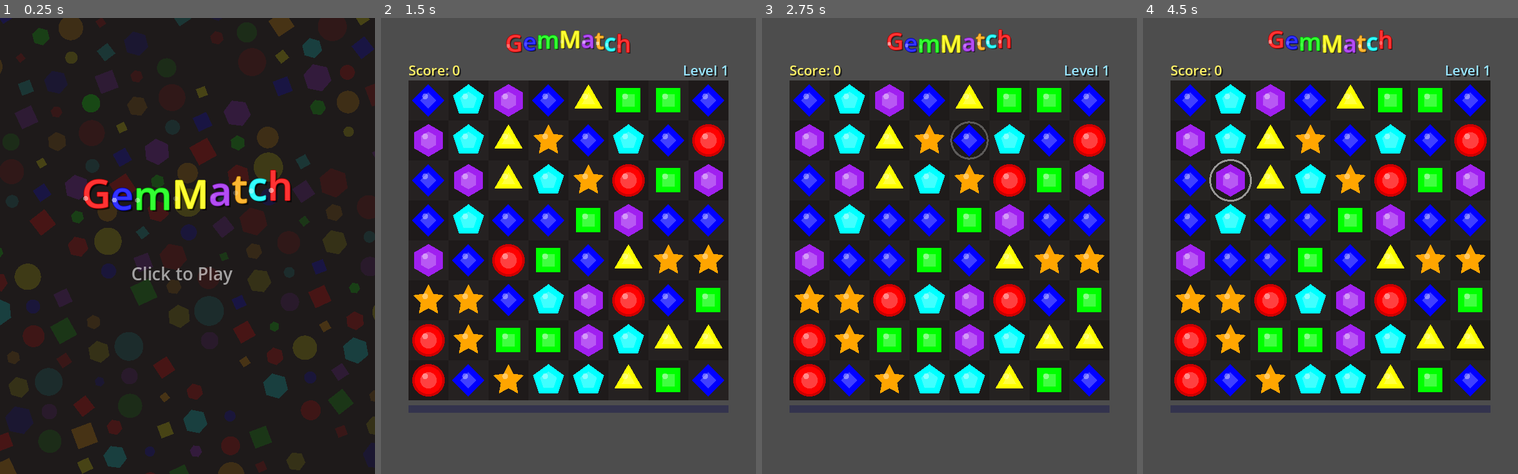
Above: before the commit, frames 1-4 (left to right).
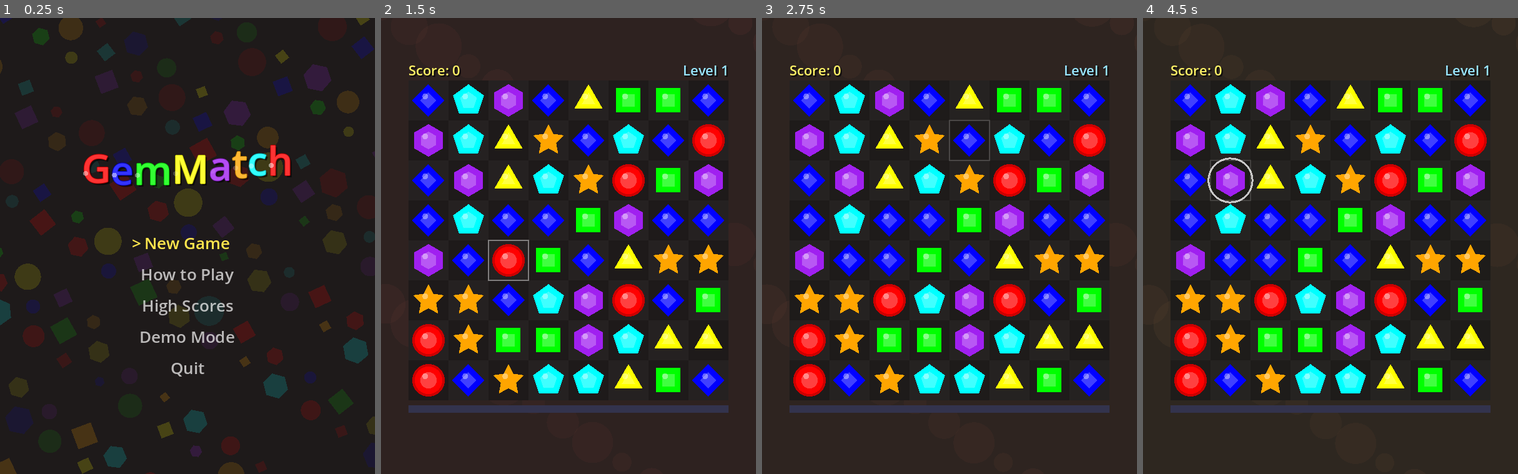
Above: after the commit, the same moments.

Repository: dylanmtaylor/gemmatch
Game: Godot game, scene res://scenes/title.tscn
Two runs of this game, one before a commit and one after it. Both use one fixed random seed, a clock stepped at 60 frames per second and the inputs below.
Inputs (mouse positions are in pixels of both pictures, inside the frame that each line leads up to):
- Up to frame 1 (0.25 s): no input
- Up to frame 2 (1.5 s): tap Enter at 0.5, 0.6 s; move the mouse to (651, 223) at 0.52 s; hold Right 0.53-1.25 s; click (651, 223) at 0.67 s; tap Space at 0.77, 1.07 s; tap Backspace at 0.8 s; drag from (493, 268) to (549, 337) at 1.27 s
- Up to frame 3 (2.75 s): move the mouse to (987, 145) at 2.02 s; hold Right from 2.03 s (still down); tap Space at 2.1 s; click (987, 145) at 2.17 s; tap Enter at 2.3 s
- Up to frame 4 (4.5 s): release Right at 2.75 s; drag from (1311, 337) to (1218, 177) at 2.77 s; move the mouse to (1443, 314) at 3.52 s; hold Left 3.53-4.25 s; tap Backspace at 3.6 s; click (1443, 314) at 3.67 s; tap Space at 3.77, 3.8, 4.07 s; tap Escape at 4.15 s; drag from (1218, 177) to (1274, 132) at 4.27 s

The runs differ from the first frame. In frame 1, 8.0% of the frame differs, in the area x 0-100%, y 0-100%; in frame 2, 38%; in frame 3, 39%; in frame 4, 39%.

Commit message:
Version 5, with multiple quality of life improvements

Diff:
--- a/project.godot
+++ b/project.godot
@@ -10,6 +10,10 @@
 run/main_scene="res://scenes/title.tscn"
 config/features=PackedStringArray("4.2", "GL Compatibility")
 
+[autoload]
+
+HighScores="*res://scripts/high_scores.gd"
+
 [display]
 
 window/size/viewport_width=600
--- a/scripts/board.gd
+++ b/scripts/board.gd
@@ -44,6 +44,9 @@
 var dragging := false
 var drag_from := Vector2i(-1, -1)
 
+# Keyboard cursor
+var cursor := Vector2i(3, 3)
+
 # Hint
 var hint_timer := 0.0
 var hint_cells: Array[Vector2i] = []
@@ -59,6 +62,10 @@
 var combo_text := ""
 var combo_life := 0.0
 var bg_hue_shift := 0.0
+var demo_mode := false
+var demo_timer := 0.0
+var demo_target := Vector2i(-1, -1)
+const DEMO_MOVE_DELAY := 0.25
 
 @onready var score_label: Label = $"../ScoreLabel"
 @onready var level_label: Label = $"../LevelLabel"
@@ -67,6 +74,8 @@
 
 # --- Init ---
 func _ready() -> void:
+	demo_mode = HighScores.start_demo
+	HighScores.start_demo = false
 	_init_grid()
 	_update_ui()
 
@@ -134,11 +143,67 @@
 	if combo_life > 0:
 		combo_life -= delta
 
+	# Demo auto-play
+	if demo_mode and not animating and not no_moves:
+		demo_timer += delta
+		if demo_timer >= DEMO_MOVE_DELAY:
+			demo_timer = 0.0
+			if selected == Vector2i(-1, -1):
+				_demo_select()
+			else:
+				_demo_swap()
+
 	queue_redraw()
 
 # --- Drawing ---
 func _cell_pos(col: int, row: int) -> Vector2:
 	return GRID_OFFSET + Vector2(col, row) * CELL_SIZE + Vector2.ONE * CELL_SIZE * 0.5
+
+func _draw_background() -> void:
+	var hue: float = fmod(float(level - 1) * 0.13 + bg_hue_shift, 1.0)
+	var base := Color.from_hsv(hue, 0.3, 0.18)
+	draw_rect(Rect2(Vector2.ZERO, Vector2(600, 730)), base)
+	var pattern: int = (level - 1) % 5
+	var t: float = bg_hue_shift * 50.0  # use accumulated time
+	var accent := Color.from_hsv(hue, 0.5, 0.35)
+	match pattern:
+		0:  # Floating circles
+			for i in 30:
+				var x: float = fmod(i * 47.3 + t * (0.3 + fmod(i * 0.17, 0.4)), 700.0) - 50.0
+				var y: float = fmod(i * 31.7 + t * (0.2 + fmod(i * 0.13, 0.3)), 830.0) - 50.0
+				var r: float = 15.0 + fmod(i * 7.3, 25.0)
+				draw_circle(Vector2(x, y), r, Color(accent.r, accent.g, accent.b, 0.15 + fmod(i * 0.01, 0.1)))
+		1:  # Diagonal lines
+			for i in 20:
+				var offset: float = fmod(i * 60.0 - t * 20.0, 1400.0) - 400.0
+				draw_line(Vector2(offset, 0), Vector2(offset + 730, 730), Color(accent.r, accent.g, accent.b, 0.12), 2.0)
+		2:  # Diamonds
+			for i in 25:
+				var cx: float = fmod(i * 53.0 + t * 0.25, 700.0) - 50.0
+				var cy: float = fmod(i * 41.0 + t * 0.15, 830.0) - 50.0
+				var s: float = 12.0 + fmod(i * 9.1, 20.0)
+				var pts := PackedVector2Array([Vector2(cx, cy - s), Vector2(cx + s, cy), Vector2(cx, cy + s), Vector2(cx - s, cy)])
+				draw_colored_polygon(pts, Color(accent.r, accent.g, accent.b, 0.14))
+		3:  # Horizontal waves
+			for j in 8:
+				var pts := PackedVector2Array()
+				var by: float = j * 100.0 + fmod(t * 15.0, 100.0) - 50.0
+				for x in range(0, 620, 20):
+					pts.append(Vector2(x, by + sin(float(x) * 0.02 + t * 0.5 + j) * 30.0))
+				for k in range(pts.size() - 1):
+					draw_line(pts[k], pts[k + 1], Color(accent.r, accent.g, accent.b, 0.12), 2.0)
+		4:  # Hexagon grid
+			var hex_r := 30.0
+			for gx in range(-1, 12):
+				for gy in range(-1, 14):
+					var cx: float = gx * hex_r * 1.75 + fmod(t * 8.0, hex_r * 1.75)
+					var cy: float = gy * hex_r * 1.5 + (hex_r * 0.75 if gx % 2 == 1 else 0.0)
+					var hp := PackedVector2Array()
+					for k in 6:
+						var a: float = TAU / 6.0 * k
+						hp.append(Vector2(cx + cos(a) * hex_r, cy + sin(a) * hex_r))
+					for k in 6:
+						draw_line(hp[k], hp[(k + 1) % 6], Color(accent.r, accent.g, accent.b, 0.1), 1.0)
 
 func _draw_gem_shape(center: Vector2, r: float, shape: GemShape, color: Color, bright: Color, dark: Color) -> void:
 	match shape:
@@ -224,7 +289,10 @@
 func _draw() -> void:
 	var shake_off := Vector2(randf_range(-shake_amount, shake_amount), randf_range(-shake_amount, shake_amount))
 
-	# Background
+	# Full-screen animated background — pattern changes each level
+	_draw_background()
+
+	# Grid background
 	var bg_color := Color.from_hsv(fmod(bg_hue_shift, 1.0), 0.15, 0.12)
 	draw_rect(Rect2(GRID_OFFSET + shake_off, Vector2.ONE * CELL_SIZE * GRID_SIZE), bg_color)
 
@@ -269,9 +337,16 @@
 
 	# Selection highlight
 	if selected != Vector2i(-1, -1):
-		var sel_center := _cell_pos(selected.x, selected.y) + shake_off
+		var sel_off: Vector2 = gem_offsets.get(selected, Vector2.ZERO)
+		var sel_center := _cell_pos(selected.x, selected.y) + shake_off + sel_off
 		var pulse: float = 1.0 + sin(select_pulse) * 0.12
 		draw_arc(sel_center, CELL_SIZE * 0.5 * pulse, 0, TAU, 32, Color(1, 1, 1, 0.5 + sin(select_pulse) * 0.3), 3.0)
+
+	# Keyboard cursor
+	if not demo_mode:
+		var cur_pos := GRID_OFFSET + Vector2(cursor) * CELL_SIZE + shake_off
+		var ca: float = 0.3 + sin(select_pulse * 1.5) * 0.15
+		draw_rect(Rect2(cur_pos, Vector2.ONE * CELL_SIZE), Color(1, 1, 1, ca), false, 2.0)
 
 	# Particles
 	for pt in particles:
@@ -291,18 +366,61 @@
 		var cy: float = GRID_OFFSET.y - 30 - (1.0 - ca) * 20
 		draw_string(font, Vector2(GRID_OFFSET.x + 150, cy), combo_text, HORIZONTAL_ALIGNMENT_CENTER, -1, 30, Color(1, 0.8, 0.2, ca))
 
+	# Demo watermark
+	if demo_mode:
+		var da: float = 0.15 + sin(select_pulse * 0.5) * 0.12
+		draw_string(font, Vector2(GRID_OFFSET.x, GRID_OFFSET.y + GRID_SIZE * CELL_SIZE * 0.5 + 20), "DEMO", HORIZONTAL_ALIGNMENT_CENTER, CELL_SIZE * GRID_SIZE, 64, Color(1, 1, 1, da))
+
 # --- Input (click + drag) ---
 func _input(event: InputEvent) -> void:
+	if demo_mode:
+		if (event is InputEventMouseButton and event.pressed) or (event is InputEventKey and event.pressed):
+			get_tree().change_scene_to_file("res://scenes/title.tscn")
+		return
 	if animating:
 		return
-	if no_moves and event is InputEventMouseButton and event.pressed:
-		_restart()
+	if no_moves:
+		if (event is InputEventMouseButton and event.pressed) or (event is InputEventKey and event.pressed):
+			_restart()
 		return
+
+	# Keyboard input
+	if event is InputEventKey and event.pressed:
+		var dir := Vector2i.ZERO
+		match event.keycode:
+			KEY_UP, KEY_W: dir = Vector2i(0, -1)
+			KEY_DOWN, KEY_S: dir = Vector2i(0, 1)
+			KEY_LEFT, KEY_A: dir = Vector2i(-1, 0)
+			KEY_RIGHT, KEY_D: dir = Vector2i(1, 0)
+			KEY_ENTER, KEY_SPACE:
+				if selected == Vector2i(-1, -1):
+					selected = cursor
+					sfx.play(sfx.select_sound)
+					_reset_hint()
+				elif selected == cursor:
+					selected = Vector2i(-1, -1)
+				return
+			KEY_ESCAPE:
+				selected = Vector2i(-1, -1)
+				return
+		if dir != Vector2i.ZERO:
+			if selected != Vector2i(-1, -1):
+				# Swap selected gem in direction
+				var target := selected + dir
+				if target.x >= 0 and target.x < GRID_SIZE and target.y >= 0 and target.y < GRID_SIZE:
+					sfx.play(sfx.swap_sound)
+					_do_swap(selected, target)
+				return
+			cursor.x = clampi(cursor.x + dir.x, 0, GRID_SIZE - 1)
+			cursor.y = clampi(cursor.y + dir.y, 0, GRID_SIZE - 1)
+			_reset_hint()
+			return
 
 	if event is InputEventMouseButton and event.button_index == MOUSE_BUTTON_LEFT:
 		var cell := _pos_to_cell(event.position)
 		if event.pressed:
 			if cell.x >= 0:
+				cursor = cell
 				dragging = true
 				drag_from = cell
 				if selected == Vector2i(-1, -1):
@@ -358,7 +476,6 @@
 
 # --- Swap & Match Logic ---
 func _do_swap(a: Vector2i, b: Vector2i) -> void:
-	selected = Vector2i(-1, -1)
 	_reset_hint()
 	animating = true
 	chain = 0
@@ -369,6 +486,7 @@
 		var other_pos: Vector2i = b if hc_pos == a else a
 		var target_color: int = grid[other_pos.x][other_pos.y]
 		await _animate_swap(a, b)
+		selected = Vector2i(-1, -1)
 		sfx.play(sfx.star_sound)
 		var to_remove: Array[Vector2i] = [hc_pos]
 		for col in GRID_SIZE:
@@ -393,6 +511,7 @@
 	_swap_grid(a, b)
 	_swap_specials(a, b)
 	await _animate_swap(a, b)
+	selected = Vector2i(-1, -1)
 	var matches := _find_matches()
 	if matches.is_empty():
 		_swap_grid(a, b)
@@ -744,8 +863,17 @@
 		shake_amount = 10.0
 	_update_ui()
 	if not _has_valid_moves():
+		if demo_mode:
+			get_tree().change_scene_to_file("res://scenes/title.tscn")
+			return
 		no_moves = true
-		message_label.text = "No moves! Click to restart."
+		var rank: int = HighScores.add_score(score, level)
+		if rank == 0:
+			message_label.text = "NEW HIGH SCORE! Click to restart."
+		elif rank > 0:
+			message_label.text = "Top %d! Click to restart." % (rank + 1)
+		else:
+			message_label.text = "No moves! Click to restart."
 		message_label.visible = true
 	animating = false
 
@@ -781,3 +909,62 @@
 func _update_ui() -> void:
 	score_label.text = "Score: %d" % score
 	level_label.text = "Level %d" % level
+
+func _demo_select() -> void:
+	var best_a := Vector2i.ZERO
+	var best_b := Vector2i.ZERO
+	var best_score := -1
+	for col in GRID_SIZE:
+		for row in GRID_SIZE:
+			for dir: Vector2i in [Vector2i(1,0), Vector2i(0,1)]:
+				var nc: int = col + dir.x
+				var nr: int = row + dir.y
+				if nc >= GRID_SIZE or nr >= GRID_SIZE:
+					continue
+				var a := Vector2i(col, row)
+				var b := Vector2i(nc, nr)
+				_swap_grid(a, b)
+				var m := _find_matches()
+				var s := 0
+				if not m.is_empty():
+					s = m.size()
+					var h := _get_runs_h(m)
+					var v := _get_runs_v(m)
+					for r in h + v:
+						if r.size() >= 5:
+							s += 50
+						elif r.size() == 4:
+							s += 20
+					for cell in m:
+						var in_h := false
+						var in_v := false
+						for r in h:
+							if cell in r:
+								in_h = true
+								break
+						for r in v:
+							if cell in r:
+								in_v = true
+								break
+						if in_h and in_v:
+							s += 35
+							break
+					for cell in m:
+						if specials[cell.x][cell.y] != Special.NONE:
+							s += 30
+				_swap_grid(a, b)
+				if s > best_score:
+					best_score = s
+					best_a = a
+					best_b = b
+	if best_score > 0:
+		selected = best_a
+		demo_target = best_b
+
+func _demo_swap() -> void:
+	var a := selected
+	var b := demo_target
+	selected = Vector2i(-1, -1)
+	demo_target = Vector2i(-1, -1)
+	if a.x >= 0 and b.x >= 0:
+		_do_swap(a, b)
--- /dev/null
+++ b/scripts/high_scores.gd
@@ -0,0 +1,35 @@
+extends Node
+
+const SAVE_PATH := "user://highscores.json"
+const MAX_ENTRIES := 10
+
+var entries: Array = []  # [{score: int, level: int, date: String}]
+var start_demo := false  # Set before changing to main scene
+
+func _ready() -> void:
+	load_scores()
+
+func load_scores() -> void:
+	if not FileAccess.file_exists(SAVE_PATH):
+		return
+	var f := FileAccess.open(SAVE_PATH, FileAccess.READ)
+	var parsed = JSON.parse_string(f.get_as_text())
+	if parsed is Array:
+		entries = parsed
+
+func save_scores() -> void:
+	var f := FileAccess.open(SAVE_PATH, FileAccess.WRITE)
+	f.store_string(JSON.stringify(entries))
+
+func add_score(s: int, lvl: int) -> int:
+	# Returns rank (0-based), or -1 if not a high score
+	var entry := {"score": s, "level": lvl, "date": Time.get_date_string_from_system()}
+	entries.append(entry)
+	entries.sort_custom(func(a: Dictionary, b: Dictionary) -> bool: return a.score > b.score)
+	var rank: int = entries.find(entry)
+	if entries.size() > MAX_ENTRIES:
+		entries.resize(MAX_ENTRIES)
+	if rank >= MAX_ENTRIES:
+		return -1
+	save_scores()
+	return rank
--- a/scripts/title.gd
+++ b/scripts/title.gd
@@ -1,27 +1,116 @@
 extends Node2D
 
 var time := 0.0
+var idle_timer := 0.0
+const IDLE_TIMEOUT := 15.0
+
 const TITLE := "GemMatch"
 const COLORS: Array[Color] = [
 	Color.RED, Color.BLUE, Color.GREEN, Color.YELLOW,
 	Color.PURPLE, Color.ORANGE, Color.CYAN, Color.RED
 ]
 
+enum Screen { MENU, HOW_TO_PLAY, HIGH_SCORES }
+var current_screen: int = Screen.MENU
+var fade := 1.0  # 0=black, 1=visible
+var fading_to: int = -1  # target screen during fade, -1 = not fading
+var fade_speed := 3.0
+
+# Menu items
+const MENU_ITEMS: Array[String] = ["New Game", "How to Play", "High Scores", "Demo Mode", "Quit"]
+var menu_hover := 0
+
+# How to Play scroll
+const GEM_NAMES: Array[String] = ["Circle", "Diamond", "Square", "Triangle", "Hexagon", "Star", "Pentagon"]
+const SPECIAL_INFO: Array[Dictionary] = [
+	{"name": "Flame Gem", "desc": "Match 4 in a row. Explodes 3x3 area.", "color": Color(1, 0.5, 0)},
+	{"name": "Star Gem", "desc": "Match 5 in a row. Clears all of one color.", "color": Color(1, 1, 0.3)},
+	{"name": "Hypercube", "desc": "Match L or T shape. Swap to clear a color.", "color": Color(0.8, 0.5, 1)},
+]
+
+# Gem drawing (duplicated subset from board for self-contained drawing)
+enum GemShape { CIRCLE, DIAMOND, SQUARE, TRIANGLE, HEXAGON, STAR_SHAPE, PENTAGON }
+
 func _process(delta: float) -> void:
 	time += delta
+	idle_timer += delta
+
+	# Fade logic
+	if fading_to >= 0:
+		fade -= delta * fade_speed
+		if fade <= 0.0:
+			fade = 0.0
+			current_screen = fading_to
+			fading_to = -1
+	elif fade < 1.0:
+		fade = minf(fade + delta * fade_speed, 1.0)
+
+	# Demo mode after idle
+	if idle_timer >= IDLE_TIMEOUT and fading_to < 0:
+		_start_demo()
+
 	queue_redraw()
 
+func _reset_idle() -> void:
+	idle_timer = 0.0
+
 func _input(event: InputEvent) -> void:
-	if event is InputEventMouseButton and event.pressed:
-		get_tree().change_scene_to_file("res://scenes/main.tscn")
+	if event is InputEventMouseMotion or (event is InputEventMouseButton and event.pressed) or (event is InputEventKey and event.pressed):
+		_reset_idle()
+
+	if fading_to >= 0:
+		return
+
+	# Keyboard input
+	if event is InputEventKey and event.pressed:
+		if current_screen == Screen.MENU:
+			match event.keycode:
+				KEY_UP, KEY_W:
+					menu_hover = posmod(menu_hover - 1, MENU_ITEMS.size())
+				KEY_DOWN, KEY_S:
+					menu_hover = posmod(menu_hover + 1, MENU_ITEMS.size())
+				KEY_ENTER, KEY_SPACE:
+					_activate_menu_item(menu_hover)
+		else:
+			if event.keycode == KEY_ESCAPE or event.keycode == KEY_BACKSPACE or event.keycode == KEY_ENTER or event.keycode == KEY_SPACE:
+				_fade_to(Screen.MENU)
+
+	if event is InputEventMouseButton and event.button_index == MOUSE_BUTTON_LEFT and event.pressed:
+		if current_screen == Screen.MENU:
+			_activate_menu_item(menu_hover)
+		else:
+			_fade_to(Screen.MENU)
+
+	if event is InputEventMouseMotion and current_screen == Screen.MENU:
+		var my: float = event.position.y
+		var mx: float = event.position.x
+		for i in MENU_ITEMS.size():
+			var iy: float = 370.0 + i * 50.0
+			if mx > 150 and mx < 450 and my > iy - 25 and my < iy + 10:
+				menu_hover = i
+
+func _activate_menu_item(idx: int) -> void:
+	match idx:
+		0: get_tree().change_scene_to_file("res://scenes/main.tscn")
+		1: _fade_to(Screen.HOW_TO_PLAY)
+		2: _fade_to(Screen.HIGH_SCORES)
+		3: _start_demo()
+		4: get_tree().quit()
+
+func _fade_to(screen: int) -> void:
+	fading_to = screen
+
+func _start_demo() -> void:
+	HighScores.start_demo = true
+	get_tree().change_scene_to_file("res://scenes/main.tscn")
 
 func _draw() -> void:
 	# Background
 	var bg_hue: float = fmod(time * 0.02, 1.0)
 	draw_rect(Rect2(Vector2.ZERO, Vector2(600, 730)), Color.from_hsv(bg_hue, 0.15, 0.12))
 
-	# Decorative floating gems
-	for i in 200:
+	# Floating gems (background decoration)
+	for i in 150:
 		var speed: float = 10 + fmod(i * 13.7, 30.0)
 		var gx: float = fmod(i * 53.0 + time * speed, 700.0) - 50.0
 		var gy: float = fmod(i * 37.0 + time * (8 + fmod(i * 7.3, 20.0)), 830.0) - 50.0
@@ -29,7 +118,6 @@
 		var sz: float = 8 + fmod(i * 11.3, 16.0)
 		var alpha: float = 0.08 + fmod(i * 3.7, 0.12)
 		var rot: float = time * (0.5 + fmod(i * 0.3, 1.5))
-		# Draw as rotating shapes
 		if i % 3 == 0:
 			draw_circle(Vector2(gx, gy), sz, Color(c.r, c.g, c.b, alpha))
 		elif i % 3 == 1:
@@ -45,30 +133,175 @@
 				pts.append(Vector2(gx + cos(a) * sz, gy + sin(a) * sz))
 			draw_colored_polygon(pts, Color(c.r, c.g, c.b, alpha))
 
+	# Draw current screen with fade
+	match current_screen:
+		Screen.MENU:
+			_draw_menu()
+		Screen.HOW_TO_PLAY:
+			_draw_how_to_play()
+		Screen.HIGH_SCORES:
+			_draw_high_scores()
+
+	# Fade overlay
+	if fade < 1.0:
+		draw_rect(Rect2(Vector2.ZERO, Vector2(600, 730)), Color(0, 0, 0, 1.0 - fade))
+
+func _draw_title(base_y: float) -> void:
 	var font := ThemeDB.fallback_font
-
-	# Large title
 	var total_w := 0.0
 	for i in TITLE.length():
 		total_w += font.get_string_size(TITLE[i], HORIZONTAL_ALIGNMENT_LEFT, -1, 64).x
 	var x: float = (600.0 - total_w) * 0.5
-	var base_y: float = 300.0
 	for i in TITLE.length():
 		var ch: String = TITLE[i]
 		var c: Color = COLORS[i % COLORS.size()]
 		var bounce: float = sin(time * 2.5 + i * 0.6) * 8.0
 		var pos := Vector2(x, base_y + bounce)
-		# Shadow
 		draw_string(font, pos + Vector2(3, 3), ch, HORIZONTAL_ALIGNMENT_LEFT, -1, 64, Color(0, 0, 0, 0.6))
-		# Outline
 		for off in [Vector2(-1,0), Vector2(1,0), Vector2(0,-1), Vector2(0,1)]:
 			draw_string(font, pos + off, ch, HORIZONTAL_ALIGNMENT_LEFT, -1, 64, c.darkened(0.3))
-		# Letter
 		draw_string(font, pos, ch, HORIZONTAL_ALIGNMENT_LEFT, -1, 64, c.lightened(0.2))
-		# Specular
 		draw_circle(pos + Vector2(6, -16), 4.0, Color(1, 1, 1, 0.3 + sin(time * 3.0 + i) * 0.2))
 		x += font.get_string_size(ch, HORIZONTAL_ALIGNMENT_LEFT, -1, 64).x
 
-	# "Click to Play" with pulse
-	var pulse: float = 0.4 + sin(time * 2.0) * 0.4
-	draw_string(font, Vector2(210, 420), "Click to Play", HORIZONTAL_ALIGNMENT_CENTER, -1, 28, Color(1, 1, 1, pulse))
+func _draw_menu() -> void:
+	_draw_title(260.0)
+	var font := ThemeDB.fallback_font
+	for i in MENU_ITEMS.size():
+		var y: float = 370.0 + i * 50.0
+		var c := Color(1, 1, 1, 0.7)
+		if menu_hover == i:
+			c = Color(1, 0.9, 0.3, 1.0)
+			var arrow_x: float = 300.0 - font.get_string_size(MENU_ITEMS[i], HORIZONTAL_ALIGNMENT_LEFT, -1, 26).x * 0.5 - 20.0
+			draw_string(font, Vector2(arrow_x, y), ">", HORIZONTAL_ALIGNMENT_LEFT, -1, 26, c)
+		draw_string(font, Vector2(0, y), MENU_ITEMS[i], HORIZONTAL_ALIGNMENT_CENTER, 600, 26, c)
+
+func _draw_how_to_play() -> void:
+	var font := ThemeDB.fallback_font
+	draw_string(font, Vector2(0, 60), "How to Play", HORIZONTAL_ALIGNMENT_CENTER, 600, 36, Color(1, 0.9, 0.3))
+
+	# Controls
+	draw_string(font, Vector2(0, 110), "Click, drag, or use arrow keys to swap gems", HORIZONTAL_ALIGNMENT_CENTER, 600, 18, Color(0.8, 0.8, 0.8))
+	draw_string(font, Vector2(0, 135), "Match 3+ in a row or column to clear", HORIZONTAL_ALIGNMENT_CENTER, 600, 18, Color(0.8, 0.8, 0.8))
+
+	# Gem types
+	draw_string(font, Vector2(0, 185), "Gem Types", HORIZONTAL_ALIGNMENT_CENTER, 600, 24, Color(0.6, 0.9, 1))
+	var gem_colors: Array[Color] = [Color.RED, Color.BLUE, Color.GREEN, Color.YELLOW, Color.PURPLE, Color.ORANGE, Color.CYAN]
+	var shapes: Array[GemShape] = [GemShape.CIRCLE, GemShape.DIAMOND, GemShape.SQUARE, GemShape.TRIANGLE, GemShape.HEXAGON, GemShape.STAR_SHAPE, GemShape.PENTAGON]
+	for i in 7:
+		var gx: float = 52.0 + i * 74.0
+		var gy: float = 230.0
+		var c: Color = gem_colors[i]
+		_draw_gem(Vector2(gx, gy), 22.0, shapes[i], c)
+		draw_string(font, Vector2(gx - 37, gy + 38), GEM_NAMES[i], HORIZONTAL_ALIGNMENT_CENTER, 74, 12, Color(0.7, 0.7, 0.7))
+
+	# Special gems
+	draw_string(font, Vector2(0, 310), "Special Gems", HORIZONTAL_ALIGNMENT_CENTER, 600, 24, Color(0.6, 0.9, 1))
+	for i in SPECIAL_INFO.size():
+		var info: Dictionary = SPECIAL_INFO[i]
+		var sy: float = 360.0 + i * 100.0
+		# Draw example gem with overlay
+		var gem_center := Vector2(80, sy)
+		var gem_idx: int = i % gem_colors.size()
+		_draw_gem(gem_center, 24.0, shapes[gem_idx], gem_colors[gem_idx])
+		_draw_special_overlay(gem_center, 24.0, i + 1)  # 1=FLAME, 2=STAR, 3=HYPERCUBE
+		draw_string(font, Vector2(120, sy - 8), info.name, HORIZONTAL_ALIGNMENT_LEFT, -1, 22, info.color)
+		draw_string(font, Vector2(120, sy + 18), info.desc, HORIZONTAL_ALIGNMENT_LEFT, -1, 16, Color(0.75, 0.75, 0.75))
+
+	# Back hint
+	var pulse: float = 0.4 + sin(time * 2.0) * 0.3
+	draw_string(font, Vector2(0, 690), "Press Escape or click to go back", HORIZONTAL_ALIGNMENT_CENTER, 600, 18, Color(1, 1, 1, pulse))
+
+func _draw_high_scores() -> void:
+	var font := ThemeDB.fallback_font
+	draw_string(font, Vector2(0, 60), "High Scores", HORIZONTAL_ALIGNMENT_CENTER, 600, 36, Color(1, 0.9, 0.3))
+
+	var scores: Array = HighScores.entries
+	if scores.is_empty():
+		draw_string(font, Vector2(0, 350), "No scores yet!", HORIZONTAL_ALIGNMENT_CENTER, 600, 22, Color(0.6, 0.6, 0.6))
+	else:
+		# Header
+		draw_string(font, Vector2(100, 120), "Rank", HORIZONTAL_ALIGNMENT_LEFT, -1, 18, Color(0.6, 0.9, 1))
+		draw_string(font, Vector2(220, 120), "Score", HORIZONTAL_ALIGNMENT_LEFT, -1, 18, Color(0.6, 0.9, 1))
+		draw_string(font, Vector2(360, 120), "Level", HORIZONTAL_ALIGNMENT_LEFT, -1, 18, Color(0.6, 0.9, 1))
+		draw_string(font, Vector2(460, 120), "Date", HORIZONTAL_ALIGNMENT_LEFT, -1, 18, Color(0.6, 0.9, 1))
+		for i in scores.size():
+			var entry: Dictionary = scores[i]
+			var y: float = 160.0 + i * 45.0
+			var rank_color := Color(1, 0.85, 0.3) if i == 0 else (Color(0.8, 0.8, 0.9) if i == 1 else (Color(0.75, 0.55, 0.3) if i == 2 else Color(0.7, 0.7, 0.7)))
+			draw_string(font, Vector2(100, y), "#%d" % (i + 1), HORIZONTAL_ALIGNMENT_LEFT, -1, 22, rank_color)
+			draw_string(font, Vector2(220, y), str(entry.get("score", 0)), HORIZONTAL_ALIGNMENT_LEFT, -1, 22, rank_color)
+			draw_string(font, Vector2(360, y), "Lv %s" % str(entry.get("level", 1)), HORIZONTAL_ALIGNMENT_LEFT, -1, 22, rank_color)
+			draw_string(font, Vector2(460, y), str(entry.get("date", "")), HORIZONTAL_ALIGNMENT_LEFT, -1, 16, Color(0.5, 0.5, 0.5))
+
+	var pulse: float = 0.4 + sin(time * 2.0) * 0.3
+	draw_string(font, Vector2(0, 690), "Press Escape or click to go back", HORIZONTAL_ALIGNMENT_CENTER, 600, 18, Color(1, 1, 1, pulse))
+
+# --- Gem drawing helpers (self-contained for title screen) ---
+func _draw_gem(center: Vector2, r: float, shape: GemShape, color: Color) -> void:
+	var bright: Color = color.lightened(0.25)
+	match shape:
+		GemShape.CIRCLE:
+			draw_circle(center, r, color.darkened(0.2))
+			draw_circle(center, r * 0.85, color)
+			draw_circle(center, r * 0.5, bright)
+		GemShape.DIAMOND:
+			var pts := PackedVector2Array([center + Vector2(0, -r), center + Vector2(r, 0), center + Vector2(0, r), center + Vector2(-r, 0)])
+			draw_colored_polygon(pts, color)
+			var inner := PackedVector2Array([center + Vector2(0, -r*0.5), center + Vector2(r*0.5, 0), center + Vector2(0, r*0.5), center + Vector2(-r*0.5, 0)])
+			draw_colored_polygon(inner, bright)
+		GemShape.SQUARE:
+			var h := r * 0.75
+			draw_rect(Rect2(center - Vector2(h, h), Vector2(h*2, h*2)), color)
+			draw_rect(Rect2(center - Vector2(h*0.5, h*0.5), Vector2(h, h)), bright)
+		GemShape.TRIANGLE:
+			var pts := PackedVector2Array([center + Vector2(0, -r), center + Vector2(r*0.87, r*0.5), center + Vector2(-r*0.87, r*0.5)])
+			draw_colored_polygon(pts, color)
+			var inner := PackedVector2Array([center + Vector2(0, -r*0.5), center + Vector2(r*0.43, r*0.25), center + Vector2(-r*0.43, r*0.25)])
+			draw_colored_polygon(inner, bright)
+		GemShape.HEXAGON:
+			var pts := PackedVector2Array()
+			for i in 6:
+				var a: float = TAU / 6.0 * i - PI / 6.0
+				pts.append(center + Vector2(cos(a), sin(a)) * r)
+			draw_colored_polygon(pts, color)
+			var inner := PackedVector2Array()
+			for i in 6:
+				var a: float = TAU / 6.0 * i - PI / 6.0
+				inner.append(center + Vector2(cos(a), sin(a)) * r * 0.55)
+			draw_colored_polygon(inner, bright)
+		GemShape.STAR_SHAPE:
+			var pts := PackedVector2Array()
+			for i in 10:
+				var a: float = TAU / 10.0 * i - PI / 2.0
+				var rad: float = r if i % 2 == 0 else r * 0.5
+				pts.append(center + Vector2(cos(a), sin(a)) * rad)
+			draw_colored_polygon(pts, color)
+		GemShape.PENTAGON:
+			var pts := PackedVector2Array()
+			for i in 5:
+				var a: float = TAU / 5.0 * i - PI / 2.0
+				pts.append(center + Vector2(cos(a), sin(a)) * r)
+			draw_colored_polygon(pts, color)
+			var inner := PackedVector2Array()
+			for i in 5:
+				var a: float = TAU / 5.0 * i - PI / 2.0
+				inner.append(center + Vector2(cos(a), sin(a)) * r * 0.55)
+			draw_colored_polygon(inner, bright)
+	draw_circle(center + Vector2(-r * 0.2, -r * 0.25), r * 0.18, Color(1, 1, 1, 0.4))
+
+func _draw_special_overlay(center: Vector2, r: float, spec: int) -> void:
+	match spec:
+		1:  # FLAME
+			for i in 3:
+				draw_arc(center, r + 2.0 + i * 2.0, 0, TAU, 16, Color(1, 0.5, 0, 0.5 - i * 0.15), 2.0)
+		2:  # STAR
+			for i in 4:
+				var a: float = time * 5.0 + i * PI / 2.0
+				draw_line(center, center + Vector2(cos(a), sin(a)) * (r + 6), Color(1, 1, 1, 0.7), 2.0)
+		3:  # HYPERCUBE
+			for i in 12:
+				var a1: float = TAU / 12.0 * i
+				var a2: float = TAU / 12.0 * (i + 1)
+				var c := Color.from_hsv(fmod(time * 0.3 + float(i) / 12.0, 1.0), 1, 1)
+				draw_arc(center, r + 3, a1, a2, 4, c, 3.0)
Not shown, changed: .kiro/specs/bejeweled-clone/design.md
Not shown, changed: .kiro/specs/bejeweled-clone/requirements.md
Not shown, changed: .kiro/specs/bejeweled-clone/tasks.md
